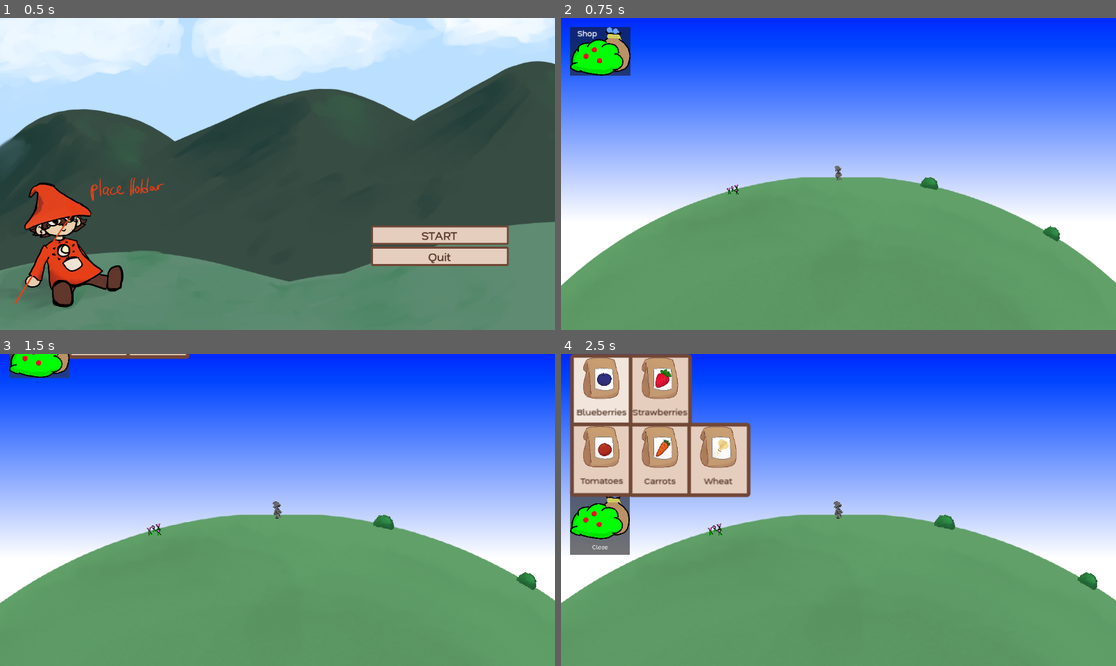
Above: before the commit, frames 1-4 (two rows, left to right).
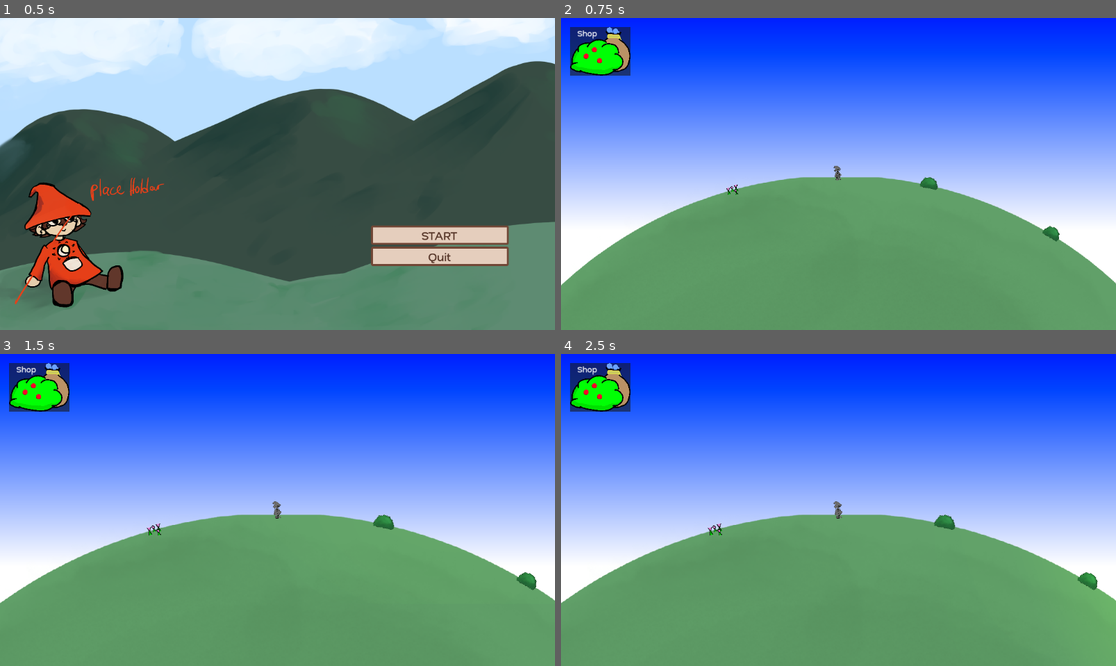
Above: after the commit, the same moments.

Repository: Jarten0/farming_loops
Game: Godot game, scene res://Menu/main_menu.tscn
The game is run twice, just before and just after one commit, with the same random seed, the same clock (stepped at 60 frames per second) and the same inputs.
Inputs (mouse positions are in pixels of both pictures, inside the frame that each line leads up to):
- Up to frame 1 (0.5 s): no input
- Up to frame 2 (0.75 s): click "START" at 0.5 s
- Up to frame 3 (1.5 s): click "Shop" at 1.25 s
- Up to frame 4 (2.5 s): click (599, 360) at 2 s, where only the run before the commit has a clickable "Blueberries"

Frame 1 is identical in both runs. In frame 2, 0.2% of the frame differs, in the area x 0-100%, y 47-86%; in frame 3, 2.3%; in frame 4, 15%, in the area x 1-100%, y 0-79%.

Commit message:
gravitational forces

Diff:
--- a/global/attachable.gd
+++ b/global/attachable.gd
@@ -1,15 +1,14 @@
 class_name Attachable
 extends Node2D
 
-@export var attached: Node2D
+@export var attached: Planet
 
 
 func _physics_process(delta: float) -> void:
 	if !attached:
 		return
 
-	const DISTANCE: float = 5000; # export on attaching later
 	var new_pos = (global_position - attached.global_position).normalized();
-	global_position = (new_pos * DISTANCE) + attached.global_position;
+	global_position = (new_pos * attached.size) + attached.global_position;
 
 	global_rotation = (new_pos * Vector2(-1,1)).angle_to(Vector2.UP)
--- a/global/interaction.gd
+++ b/global/interaction.gd
@@ -3,3 +3,4 @@
 
 @export var harvestable_plants: Array[Harvestable]
 @export var plantable_plants: Array[PackedScene]
+@export var planets: Array[Planet]
--- a/global/main_camera.gd
+++ b/global/main_camera.gd
@@ -3,11 +3,20 @@
 @export var target: Node2D
 @export_enum( "None", "Player", "Distant", "Space",) var mode
 @export var target_zoom: Vector2
+@export var target_rotation: float
 
 func _process(delta: float) -> void:
 	var target_pos = (target.global_position - global_position)
 	global_position += target_pos * clamp(delta * 10., 0, 1);
 	zoom += (target_zoom - zoom) * clamp(delta * 10., 0, 1);
+
+	var d1 = (target_rotation - rotation)
+	var d2 = (target_rotation + rotation - 180)
+	if abs(d1) <= abs(d2):
+		rotation += d1 * clamp(delta * 10., 0, 1);
+	else:
+		rotation += d2 * clamp(delta * 10., 0, 1);
+
 
 	if Input.is_action_just_pressed("toggle_camera"):
 		match mode:
--- a/global/main_scene.tscn
+++ b/global/main_scene.tscn
@@ -15,8 +15,15 @@
 [ext_resource type="Script" uid="uid://cqi8ky2e2nm1p" path="res://planets/sun.gd" id="7_kea51"]
 [ext_resource type="PackedScene" uid="uid://te627hnr5stl" path="res://plants/wheat/wheat.tscn" id="7_w46co"]
 [ext_resource type="PackedScene" uid="uid://c64p3i7qsn8dw" path="res://plants/strawberry/strawberry.tscn" id="12_0ponj"]
+[ext_resource type="Script" uid="uid://b56pfl8me04lw" path="res://planets/planet.gd" id="12_wdra6"]
+[ext_resource type="PackedScene" uid="uid://iku6nsm6v5yv" path="res://planet_ui/planet_ui.tscn" id="16_w46co"]
+[ext_resource type="PackedScene" uid="uid://c8q601qj5emcv" path="res://planet_ui/planet_pointer.tscn" id="17_62ela"]
+
+[sub_resource type="CapsuleShape2D" id="CapsuleShape2D_eely4"]
 
 [sub_resource type="QuadMesh" id="QuadMesh_8mm7a"]
+
+[sub_resource type="CircleShape2D" id="CircleShape2D_62ela"]
 
 [sub_resource type="ShaderMaterial" id="ShaderMaterial_xckwb"]
 shader = ExtResource("6_y5dew")
@@ -25,10 +32,11 @@
 shader_parameter/Horizon_Height = -0.505
 shader_parameter/Horizon_Sharpness = 5.515
 
-[node name="Level" type="Node2D" node_paths=PackedStringArray("harvestable_plants")]
+[node name="Level" type="Node2D" node_paths=PackedStringArray("harvestable_plants", "planets")]
 script = ExtResource("5_xckwb")
 harvestable_plants = [NodePath("BerryBush"), NodePath("BerryBush2"), NodePath("BerryBush3"), NodePath("Flower")]
 plantable_plants = Array[PackedScene]([null, ExtResource("4_y5dew"), ExtResource("3_uueth"), ExtResource("12_0ponj"), ExtResource("5_eely4"), ExtResource("6_wdra6"), ExtResource("7_w46co")])
+planets = [NodePath("Earth")]
 
 [node name="MainCamera" type="Camera2D" parent="." node_paths=PackedStringArray("target")]
 unique_name_in_owner = true
@@ -37,14 +45,12 @@
 ignore_rotation = false
 zoom = Vector2(0.02, 0.02)
 script = ExtResource("1_xckwb")
-target = NodePath("../Protag")
+target = NodePath("../Protag2/Protag")
 mode = 0
 target_zoom = Vector2(0.2, 0.2)
 
-[node name="Protag" type="Sprite2D" parent="." node_paths=PackedStringArray("root_node", "attached")]
-position = Vector2(-3, 63)
-scale = Vector2(0.1, 0.1)
-texture = ExtResource("1_6ebau")
+[node name="Protag2" type="CharacterBody2D" parent="." node_paths=PackedStringArray("root_node", "characterbody", "attached")]
+position = Vector2(-3, -620)
 script = ExtResource("2_6c5vy")
 inventory = Dictionary[String, int]({
 "berries": 0,
@@ -57,7 +63,18 @@
 })
 plant_type = 1
 root_node = NodePath("..")
+characterbody = NodePath(".")
+jump_strength = 3000.0
 attached = NodePath("../Earth")
+
+[node name="Protag" type="Sprite2D" parent="Protag2"]
+position = Vector2(-2.38419e-07, 3.8147e-06)
+scale = Vector2(0.1, 0.1)
+texture = ExtResource("1_6ebau")
+
+[node name="CollisionShape2D" type="CollisionShape2D" parent="Protag2"]
+scale = Vector2(4.47792, 5.91898)
+shape = SubResource("CapsuleShape2D_eely4")
 
 [node name="Earth" type="MeshInstance2D" parent="."]
 z_index = -6
@@ -66,19 +83,30 @@
 scale = Vector2(9900, 9900)
 mesh = SubResource("QuadMesh_8mm7a")
 texture = ExtResource("3_kea51")
+script = ExtResource("12_wdra6")
+density_modifier = 3.0
 
-[node name="Sun" type="Sprite2D" parent="." node_paths=PackedStringArray("attached")]
-position = Vector2(120, -7101.4)
-scale = Vector2(1.9, 1.9)
-texture = ExtResource("6_6c5vy")
+[node name="Sun" type="Area2D" parent="." node_paths=PackedStringArray("root_node")]
+position = Vector2(48, -6568)
+scale = Vector2(1, 0.986438)
 script = ExtResource("7_kea51")
-distance = Vector2(0, 16000)
-attached = NodePath("../Earth")
+root_node = NodePath("..")
+velocity = Vector2(5000, 0)
+
+[node name="CollisionShape2D" type="CollisionShape2D" parent="Sun"]
+scale = Vector2(140, 140)
+shape = SubResource("CircleShape2D_62ela")
+metadata/_edit_lock_ = true
 
 [node name="PointLight2D" type="PointLight2D" parent="Sun"]
 color = Color(0.7469, 0.899352, 0.97, 0.431373)
 texture = ExtResource("6_6c5vy")
 texture_scale = 8.0
+metadata/_edit_lock_ = true
+
+[node name="Sun" type="Sprite2D" parent="Sun"]
+scale = Vector2(2, 2)
+texture = ExtResource("6_6c5vy")
 metadata/_edit_lock_ = true
 
 [node name="BerryBush" parent="." node_paths=PackedStringArray("attached") instance=ExtResource("4_y5dew")]
@@ -103,6 +131,11 @@
 [node name="Shop" parent="UI" instance=ExtResource("2_s18ad")]
 scale = Vector2(1.9, 1.9)
 
+[node name="PlanetUI" parent="UI" node_paths=PackedStringArray("collection", "camera") instance=ExtResource("16_w46co")]
+collection = NodePath("../..")
+pointer = ExtResource("17_62ela")
+camera = NodePath("../../MainCamera")
+
 [node name="Backdrop" type="CanvasLayer" parent="."]
 layer = -1
 
@@ -111,17 +144,12 @@
 anchors_preset = 15
 anchor_right = 1.0
 anchor_bottom = 1.0
-offset_left = -1723.0
-offset_top = -905.0
-offset_right = 565.0
-offset_bottom = 383.0
+offset_left = -1729.0
+offset_top = -879.0
+offset_right = 559.0
+offset_bottom = 409.0
 grow_horizontal = 2
 grow_vertical = 2
-
-[connection signal="pressed" from="UI/Shop/ShopInterface/Blueberry" to="Protag" method="plant" binds= [1]]
-[connection signal="pressed" from="UI/Shop/ShopInterface/Blueberry/strawberry" to="Protag" method="plant" binds= [3]]
-[connection signal="pressed" from="UI/Shop/ShopInterface/tomatoes" to="Protag" method="plant" binds= [4]]
-[connection signal="pressed" from="UI/Shop/ShopInterface/tomatoes/Carrots" to="Protag" method="plant" binds= [5]]
-[connection signal="pressed" from="UI/Shop/ShopInterface/tomatoes/Wheat" to="Protag" method="plant" binds= [6]]
+scale = Vector2(1, 0.993093)
 
 [editable path="UI/Shop"]
--- /dev/null
+++ b/planet_ui/Big_Low_Grav.tscn
@@ -0,0 +1,14 @@
+[gd_scene load_steps=4 format=3 uid="uid://20pneilng725"]
+
+[ext_resource type="Texture2D" uid="uid://dcjn83y1bjgc4" path="res://planets/world.png" id="1_mwcsc"]
+[ext_resource type="Script" uid="uid://b56pfl8me04lw" path="res://planets/planet.gd" id="2_b1mmx"]
+
+[sub_resource type="QuadMesh" id="QuadMesh_8mm7a"]
+
+[node name="Earth2" type="MeshInstance2D"]
+z_index = -6
+texture_filter = 1
+mesh = SubResource("QuadMesh_8mm7a")
+texture = ExtResource("1_mwcsc")
+script = ExtResource("2_b1mmx")
+density_modifier = 2.0
--- /dev/null
+++ b/planet_ui/Small_Dense.tscn
@@ -0,0 +1,15 @@
+[gd_scene load_steps=4 format=3 uid="uid://bywyunnijc74k"]
+
+[ext_resource type="Texture2D" uid="uid://dcjn83y1bjgc4" path="res://planets/world.png" id="1_uqj0k"]
+[ext_resource type="Script" uid="uid://b56pfl8me04lw" path="res://planets/planet.gd" id="2_hc8fh"]
+
+[sub_resource type="QuadMesh" id="QuadMesh_8mm7a"]
+
+[node name="Earth3" type="MeshInstance2D"]
+z_index = -6
+texture_filter = 1
+mesh = SubResource("QuadMesh_8mm7a")
+texture = ExtResource("1_uqj0k")
+script = ExtResource("2_hc8fh")
+size = 500.0
+density_modifier = 2.0
--- /dev/null
+++ b/planet_ui/planet_pointer.tscn
@@ -0,0 +1,9 @@
+[gd_scene load_steps=2 format=3 uid="uid://c8q601qj5emcv"]
+
+[ext_resource type="Texture2D" uid="uid://c2i0o16ua2aej" path="res://planet_ui/planet_icon.png" id="1_iv1t0"]
+
+[node name="PlanetPointer" type="TextureRect"]
+offset_right = 40.0
+offset_bottom = 40.0
+scale = Vector2(0.240722, 0.240722)
+texture = ExtResource("1_iv1t0")
--- /dev/null
+++ b/planet_ui/planet_ui.gd
@@ -0,0 +1,20 @@
+extends Control
+
+@export var collection: Collections
+@export var pointer: PackedScene
+@export var camera: Camera2D
+var planet_pointers: Dictionary[Control, Planet]
+
+func _ready() -> void:
+	for planet in collection.planets:
+		var node = pointer.instantiate()
+		planet_pointers.set(node, planet)
+		add_child(node)
+
+
+func _process(delta: float) -> void:
+	for pointer: Control in get_children():
+		var planet = planet_pointers.get(pointer)
+		pointer.position = camera.global_position + planet.global_position;
+		pointer.rotation = pointer.position.angle()
+		pointer.position = Vector2(clamp(pointer.position.x, 0, size.x), clamp(pointer.position.y, 0, size.y))
--- /dev/null
+++ b/planet_ui/planet_ui.tscn
@@ -0,0 +1,11 @@
+[gd_scene load_steps=2 format=3 uid="uid://iku6nsm6v5yv"]
+
+[ext_resource type="Script" uid="uid://crenf8h5bpxrh" path="res://planet_ui/planet_ui.gd" id="1_bcp7v"]
+
+[node name="PlanetUI" type="Control"]
+layout_mode = 3
+anchors_preset = 0
+offset_right = 1920.0
+offset_bottom = 8080.0
+scale = Vector2(0.729787, 0.514423)
+script = ExtResource("1_bcp7v")
--- /dev/null
+++ b/planets/planet.gd
@@ -0,0 +1,5 @@
+class_name Planet
+extends Node2D
+
+@export var size: float = 5000
+@export var density_modifier: float = 1.
--- a/planets/sun.gd
+++ b/planets/sun.gd
@@ -1,14 +1,21 @@
-extends Attachable
+extends Area2D
+
+@export var root_node: Collections
 @export var rotation_speed: float = 1 / 10.
 @export var distance: Vector2
 @export var time: float
+@export var speed: float
 @export var velocity: Vector2
 
-func _process(delta: float) -> void:
-	var prev = global_position;
-	if !attached:
-		global_position += velocity;
-		return
-	time += delta * rotation_speed
-	global_position = (distance - attached.global_position).rotated(time) + attached.global_position
-	velocity = global_position - prev;
+func _physics_process(delta: float) -> void:
+	for planet in root_node.planets:
+		if planet.global_position.distance_squared_to(global_position) < pow(planet.size, 2):
+			continue
+		if planet.global_position.distance_squared_to(global_position) - pow(planet.size * planet.density_modifier + 1000, 2) < pow(planet.size, 2):
+			var distance = (planet.global_position - global_position)
+			var grav_force = (-pow(1.1, distance.length() / 1000.) + 1000)
+			if grav_force < 0:
+				continue
+
+			velocity += grav_force * distance.normalized() * delta * planet.density_modifier
+	position += velocity * delta
--- a/project.godot
+++ b/project.godot
@@ -19,6 +19,11 @@
 
 project/assembly_name="Farming Loops"
 
+[gui]
+
+theme/defaults/default_clear_color=Color(0.144063, 0.144063, 0.144062, 1)
+theme/snap/snap_2d_transforms_to_pixel=true
+
 [input]
 
 ui_focus_next={
@@ -33,7 +38,7 @@
 }
 harvest={
 "deadzone": 0.2,
-"events": [Object(InputEventKey,"resource_local_to_scene":fa …(140 unchanged characters)… d":false,"keycode":0,"physical_keycode":32,"key_label":0,"unicode":32,"location":0,"echo":false,"script":null)
+"events": [Object(InputEventKey,"resource_local_to_scene":fa …(140 unchanged characters)… d":false,"keycode":0,"physical_keycode":88,"key_label":0,"unicode":120,"location":0,"echo":false,"script":null)
 ]
 }
 move_left={
@@ -51,6 +56,11 @@
 "events": [Object(InputEventKey,"resource_local_to_scene":false,"resource_name":"","device":-1,"window_id":0,"alt_press …(195 unchanged characters)…
 ]
 }
+jump={
+"deadzone": 0.2,
+"events": [Object(InputEventKey,"resource_local_to_scene":false,"resource_name":"","device":-1,"window_id":0,"alt_pressed":false,"shift_pressed":false,"ctrl_pressed":false,"meta_pressed":false,"pressed":false,"keycode":0,"physical_keycode":32,"key_label":0,"unicode":32,"location":0,"echo":false,"script":null)
+]
+}
 
 [rendering]
 
--- a/protag/protag.gd
+++ b/protag/protag.gd
@@ -3,16 +3,36 @@
 @export var inventory: Dictionary[String, int]
 @export var plant_type: Harvestable.PlantType
 @export var root_node: Collections
+# because of inheritance heirarchies and a lack of trait functionality,
+# the script uses a reference to the methods through here.
+# this should be assigned to the script's own node.
+@export var characterbody: CharacterBody2D
+@export var jump_strength: float = 100
+@export var move_speed: float = 1000
 
 func _physics_process(delta: float) -> void:
+	process_gravity(delta)
+
+	if !attached:
+		characterbody.move_and_slide()
+		return
+
 	var input: Vector2 = Vector2.ZERO
 	if Input.is_action_pressed("move_left"):
 		input += Vector2.LEFT.rotated(global_rotation)
 	if Input.is_action_pressed("move_right"):
 		input += Vector2.RIGHT.rotated(global_rotation)
-	global_position += input * delta * 1000.;
 
-	%MainCamera.global_rotation = global_rotation;
+	if Input.is_action_just_pressed("jump") && attached:
+		attached = null
+		characterbody.velocity = Vector2.UP.rotated(global_rotation) * jump_strength
+		characterbody.velocity += input * move_speed
+		position += Vector2.UP.rotated(global_rotation) * 100
+
+	global_position += input * delta * move_speed;
+	characterbody.move_and_slide()
+
+	%MainCamera.target_rotation = global_rotation;
 	process_harvests()
 	process_plants()
 	super._physics_process(delta)
@@ -62,21 +82,21 @@
 				return
 			inventory["strawberries"] -= 5
 		Harvestable.PlantType.Flower:
-			if inventory["flowers"] < 5:
+			if inventory["flowers"] < 2:
 				return
-			inventory["flowers"] -= 5
+			inventory["flowers"] -= 2
 		Harvestable.PlantType.Tomato:
 			if inventory["tomatos"] < 5:
 				return
 			inventory["tomatos"] -= 5
 		Harvestable.PlantType.Carrot:
-			if inventory["carrots"] < 5:
+			if inventory["carrots"] < 2:
 				return
-			inventory["carrots"] -= 5
+			inventory["carrots"] -= 2
 		Harvestable.PlantType.Wheat:
-			if inventory["wheat"] < 5:
+			if inventory["wheat"] < 2:
 				return
-			inventory["wheat"] -= 5
+			inventory["wheat"] -= 2
 
 	var scene: PackedScene = root_node.plantable_plants[type]
 
@@ -88,3 +108,28 @@
 	root_node.add_child(plant, true)
 
 	pass
+
+func process_gravity(delta: float):
+	if attached:
+		return
+
+	for planet in root_node.planets:
+		if planet.global_position.distance_squared_to(global_position) < pow(planet.size, 2):
+			attached = planet
+			characterbody.velocity = Vector2.ZERO
+			return
+		if planet.global_position.distance_squared_to(global_position) - pow(planet.size * planet.density_modifier + 1000, 2) < pow(planet.size, 2) :
+			var distance = (planet.global_position - global_position)
+			var grav_force = (-pow(1.1, distance.length() / 1000.) + 1000)
+			if grav_force < 0:
+				print("ignored")
+				continue
+			characterbody.velocity += grav_force * distance.normalized() * delta * planet.density_modifier;
+			print("distance")
+
+
+	var input: Vector2 = Vector2.ZERO
+	if Input.is_action_pressed("move_left"):
+		input += Vector2.LEFT.rotated(global_rotation)
+	if Input.is_action_pressed("move_right"):
+		input += Vector2.RIGHT.rotated(global_rotation)
Not shown: 1 places in global/main_scene.tscn that only renumber resources
Binary file added: planet_ui/planet_icon.png
Not shown, added: planet_ui/planet_icon.png.import
Not shown, added: planet_ui/planet_ui.gd.uid
Not shown, added: planets/planet.gd.uid
Not shown, added: planet_ui/planet_icon.png.kra
Not shown, added: planet_ui/planet_icon.png~
